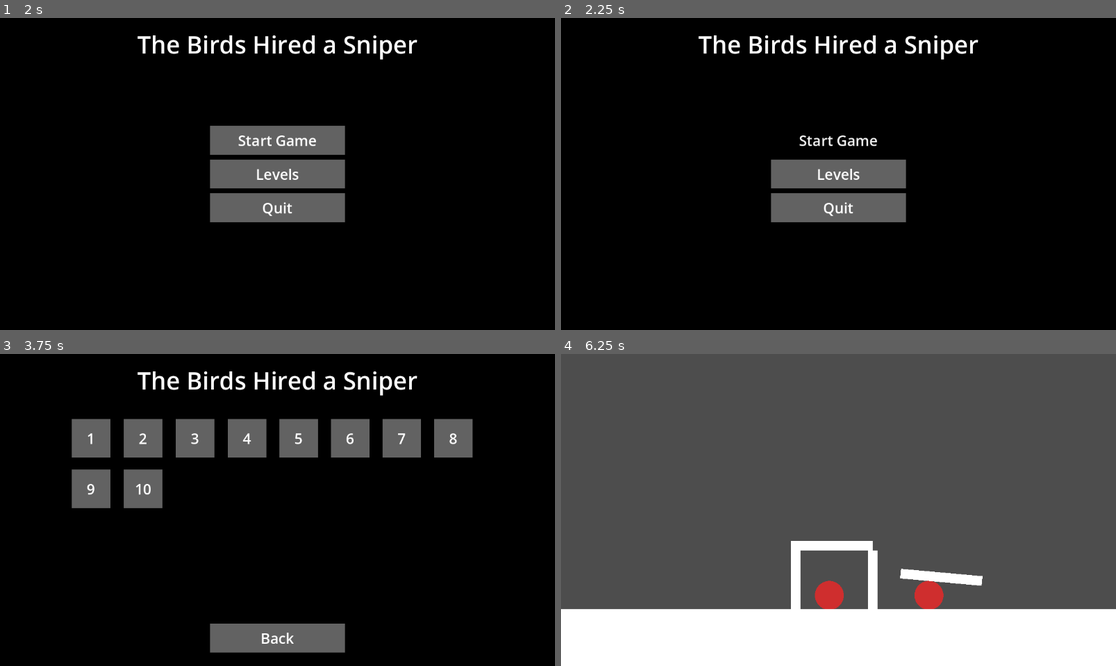
Above: before the commit, frames 1-4 (two rows, left to right).
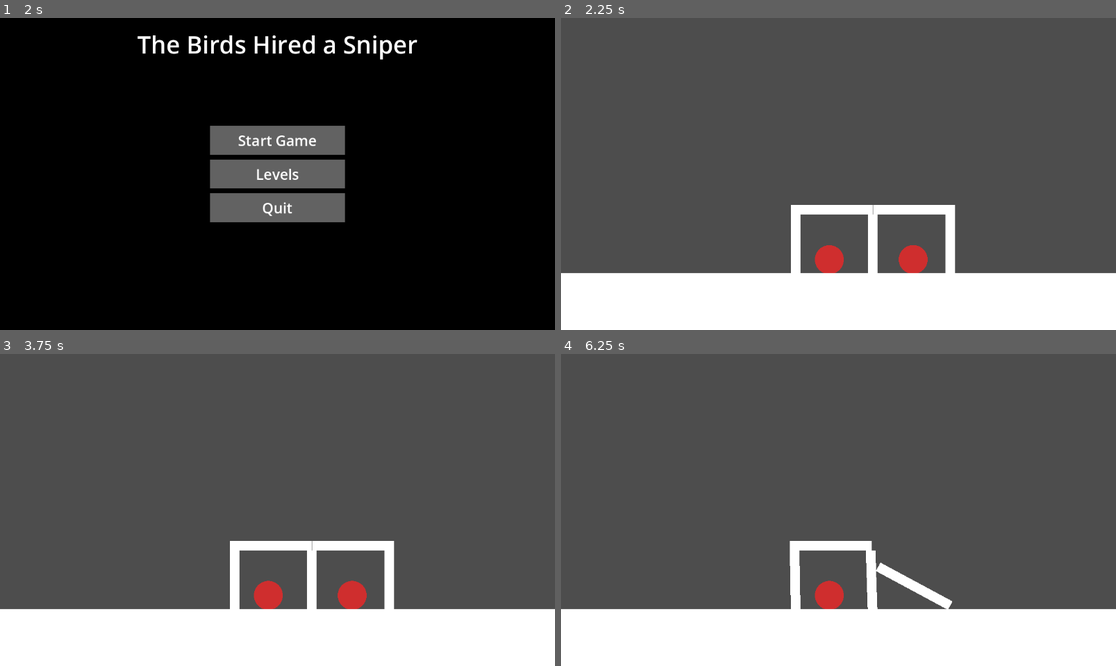
Above: after the commit, the same moments.

Repository: 101zh/jumpstart
Game: Godot game, scene res://gameobjects/MainMenu.tscn
Two runs of this game, one before a commit and one after it. Both use one fixed random seed, a clock stepped at 60 frames per second and the inputs below. Before the commit the project starts from res://scenes/MainMenu.tscn.
Inputs (mouse positions are in pixels of both pictures, inside the frame that each line leads up to):
- Up to frame 1 (2 s): click "Levels" at 0.5 s; click "Back" at 1.25 s
- Up to frame 2 (2.25 s): click "Start Game" at 2 s
- Up to frame 3 (3.75 s): click (277, 475) at 2.75 s, where only the run before the commit has a clickable "Start Game"; click (277, 510) at 3.5 s, where only the run before the commit has a clickable "Levels"
- Up to frame 4 (6.25 s): click (649, 438) at 4.25 s, where only the run before the commit has a clickable "1"; tap Enter at 5 s; move the mouse to (949, 578) at 5.02 s; click (949, 578) at 5.17 s; move the mouse to (871, 578) at 5.77 s; click (871, 578) at 5.92 s

Frame 1 is identical in both runs. In frame 2, 96% of the frame differs, in the area x 0-100%, y 0-100%; in frame 3, 92%; in frame 4, 1.3%.

Commit message:
create pause menu and experiment w/ enemies

Diff:
--- a/gameobjects/Enemy.tscn
+++ b/gameobjects/Enemy.tscn
@@ -1,12 +1,18 @@
-[gd_scene load_steps=3 format=3 uid="uid://dk3m8yiyy7mbs"]
+[gd_scene load_steps=4 format=3 uid="uid://dk3m8yiyy7mbs"]
 
 [ext_resource type="Texture2D" uid="uid://bkluutc6vrbfx" path="res://circle.svg" id="1_31jo8"]
+[ext_resource type="Script" uid="uid://bcpwuybm25s53" path="res://scripts/enemy.gd" id="1_ryfgb"]
 
 [sub_resource type="CircleShape2D" id="CircleShape2D_31jo8"]
 radius = 30.0
 
 [node name="Enemy" type="RigidBody2D"]
 modulate = Color(0.9, 0.198, 0.198, 1)
+input_pickable = true
+can_sleep = false
+contact_monitor = true
+max_contacts_reported = 10
+script = ExtResource("1_ryfgb")
 
 [node name="CollisionShape2D" type="CollisionShape2D" parent="."]
 shape = SubResource("CircleShape2D_31jo8")
@@ -14,3 +20,5 @@
 [node name="Sprite2D" type="Sprite2D" parent="."]
 scale = Vector2(0.075, 0.075)
 texture = ExtResource("1_31jo8")
+
+[connection signal="input_event" from="." to="." method="_on_input_event"]
--- /dev/null
+++ b/gameobjects/MainMenu.tscn
@@ -0,0 +1,99 @@
+[gd_scene load_steps=4 format=3 uid="uid://chtm4kq5ubky2"]
+
+[ext_resource type="Script" uid="uid://di430d7t4od3c" path="res://scripts/main_menu.gd" id="1_dd3i0"]
+
+[sub_resource type="StyleBoxFlat" id="StyleBoxFlat_yqorp"]
+bg_color = Color(0, 0, 0, 1)
+
+[sub_resource type="StyleBoxFlat" id="StyleBoxFlat_ukcvp"]
+bg_color = Color(0.385493, 0.385492, 0.385492, 1)
+
+[node name="MainMenu" type="Control"]
+layout_mode = 3
+anchors_preset = 15
+anchor_right = 1.0
+anchor_bottom = 1.0
+grow_horizontal = 2
+grow_vertical = 2
+script = ExtResource("1_dd3i0")
+
+[node name="Background" type="ColorRect" parent="."]
+layout_mode = 1
+anchors_preset = 15
+anchor_right = 1.0
+anchor_bottom = 1.0
+grow_horizontal = 2
+grow_vertical = 2
+color = Color(0, 0, 0, 1)
+
+[node name="Title" type="Label" parent="."]
+layout_mode = 1
+anchors_preset = 5
+anchor_left = 0.5
+anchor_right = 0.5
+offset_left = -291.0
+offset_top = 20.0
+offset_right = 291.0
+offset_bottom = 89.0
+grow_horizontal = 2
+theme_override_font_sizes/font_size = 50
+text = "The Birds Hired a Sniper"
+horizontal_alignment = 1
+vertical_alignment = 1
+
+[node name="VBoxContainer" type="VBoxContainer" parent="."]
+layout_mode = 1
+anchors_preset = 8
+anchor_left = 0.5
+anchor_top = 0.5
+anchor_right = 0.5
+anchor_bottom = 0.5
+offset_left = -196.0
+offset_top = -141.5
+offset_right = 196.0
+offset_bottom = 141.5
+grow_horizontal = 2
+grow_vertical = 2
+focus_next = NodePath("Start")
+theme_override_constants/separation = 10
+alignment = 1
+
+[node name="Start" type="Button" parent="VBoxContainer"]
+custom_minimum_size = Vector2(280, 60)
+layout_mode = 2
+size_flags_horizontal = 4
+size_flags_vertical = 4
+theme_override_colors/font_color = Color(1, 1, 1, 1)
+theme_override_font_sizes/font_size = 30
+theme_override_styles/focus = SubResource("StyleBoxFlat_yqorp")
+theme_override_styles/hover = SubResource("StyleBoxFlat_yqorp")
+theme_override_styles/normal = SubResource("StyleBoxFlat_ukcvp")
+text = "Start Game"
+
+[node name="Levels" type="Button" parent="VBoxContainer"]
+custom_minimum_size = Vector2(280, 60)
+layout_mode = 2
+size_flags_horizontal = 4
+size_flags_vertical = 4
+theme_override_colors/font_color = Color(1, 1, 1, 1)
+theme_override_font_sizes/font_size = 30
+theme_override_styles/focus = SubResource("StyleBoxFlat_yqorp")
+theme_override_styles/hover = SubResource("StyleBoxFlat_yqorp")
+theme_override_styles/normal = SubResource("StyleBoxFlat_ukcvp")
+text = "Levels"
+
+[node name="Quit" type="Button" parent="VBoxContainer"]
+custom_minimum_size = Vector2(280, 60)
+layout_mode = 2
+size_flags_horizontal = 4
+size_flags_vertical = 4
+theme_override_colors/font_color = Color(1, 1, 1, 1)
+theme_override_font_sizes/font_size = 30
+theme_override_styles/focus = SubResource("StyleBoxFlat_yqorp")
+theme_override_styles/hover = SubResource("StyleBoxFlat_yqorp")
+theme_override_styles/normal = SubResource("StyleBoxFlat_ukcvp")
+text = "Quit"
+
+[connection signal="button_down" from="VBoxContainer/Start" to="." method="_on_start_button_down"]
+[connection signal="button_down" from="VBoxContainer/Levels" to="." method="_on_levels_button_down"]
+[connection signal="button_down" from="VBoxContainer/Quit" to="." method="_on_quit_button_down"]
--- a/scenes/MainMenu.tscn
+++ b/gameobjects/PauseMenu.tscn
@@ -1,21 +1,22 @@
-[gd_scene load_steps=4 format=3 uid="uid://chtm4kq5ubky2"]
+[gd_scene load_steps=4 format=3 uid="uid://hp67lgdqe4o0"]
 
-[ext_resource type="Script" uid="uid://di430d7t4od3c" path="res://scripts/main_menu.gd" id="1_yqorp"]
+[ext_resource type="Script" uid="uid://dkxbulimerlyu" path="res://scripts/pause_menu.gd" id="1_h37sy"]
 
-[sub_resource type="StyleBoxFlat" id="StyleBoxFlat_yqorp"]
+[sub_resource type="StyleBoxFlat" id="StyleBoxFlat_1uylh"]
 bg_color = Color(0, 0, 0, 1)
 
-[sub_resource type="StyleBoxFlat" id="StyleBoxFlat_ukcvp"]
+[sub_resource type="StyleBoxFlat" id="StyleBoxFlat_h37sy"]
 bg_color = Color(0.385493, 0.385492, 0.385492, 1)
 
-[node name="MainMenu" type="Control"]
+[node name="PauseMenu" type="Control"]
+process_mode = 3
 layout_mode = 3
 anchors_preset = 15
 anchor_right = 1.0
 anchor_bottom = 1.0
 grow_horizontal = 2
 grow_vertical = 2
-script = ExtResource("1_yqorp")
+script = ExtResource("1_h37sy")
 
 [node name="Background" type="ColorRect" parent="."]
 layout_mode = 1
@@ -24,7 +25,7 @@
 anchor_bottom = 1.0
 grow_horizontal = 2
 grow_vertical = 2
-color = Color(0, 0, 0, 1)
+color = Color(0.03, 0.03, 0.03, 0.690196)
 
 [node name="Title" type="Label" parent="."]
 layout_mode = 1
@@ -54,21 +55,21 @@
 offset_bottom = 141.5
 grow_horizontal = 2
 grow_vertical = 2
-focus_next = NodePath("Start")
+focus_next = NodePath("Resume")
 theme_override_constants/separation = 10
 alignment = 1
 
-[node name="Start" type="Button" parent="VBoxContainer"]
+[node name="Resume" type="Button" parent="VBoxContainer"]
 custom_minimum_size = Vector2(280, 60)
 layout_mode = 2
 size_flags_horizontal = 4
 size_flags_vertical = 4
 theme_override_colors/font_color = Color(1, 1, 1, 1)
 theme_override_font_sizes/font_size = 30
-theme_override_styles/focus = SubResource("StyleBoxFlat_yqorp")
-theme_override_styles/hover = SubResource("StyleBoxFlat_yqorp")
-theme_override_styles/normal = SubResource("StyleBoxFlat_ukcvp")
-text = "Start Game"
+theme_override_styles/focus = SubResource("StyleBoxFlat_1uylh")
+theme_override_styles/hover = SubResource("StyleBoxFlat_1uylh")
+theme_override_styles/normal = SubResource("StyleBoxFlat_h37sy")
+text = "Resume"
 
 [node name="Levels" type="Button" parent="VBoxContainer"]
 custom_minimum_size = Vector2(280, 60)
@@ -89,11 +90,11 @@
 size_flags_vertical = 4
 theme_override_colors/font_color = Color(1, 1, 1, 1)
 theme_override_font_sizes/font_size = 30
-theme_override_styles/focus = SubResource("StyleBoxFlat_yqorp")
-theme_override_styles/hover = SubResource("StyleBoxFlat_yqorp")
-theme_override_styles/normal = SubResource("StyleBoxFlat_ukcvp")
+theme_override_styles/focus = SubResource("StyleBoxFlat_1uylh")
+theme_override_styles/hover = SubResource("StyleBoxFlat_1uylh")
+theme_override_styles/normal = SubResource("StyleBoxFlat_h37sy")
 text = "Quit"
 
-[connection signal="button_down" from="VBoxContainer/Start" to="." method="_on_start_button_down"]
+[connection signal="button_down" from="VBoxContainer/Resume" to="." method="_on_resume_button_down"]
 [connection signal="button_down" from="VBoxContainer/Levels" to="." method="_on_levels_button_down"]
 [connection signal="button_down" from="VBoxContainer/Quit" to="." method="_on_quit_button_down"]
--- a/project.godot
+++ b/project.godot
@@ -23,6 +23,15 @@
 
 enabled=PackedStringArray("res://addons/godot_super-wakatime/plugin.cfg")
 
+[input]
+
+pause={
+"deadzone": 0.2,
+"events": [Object(InputEventKey,"resource_local_to_scene":false,"resource_name":"","device":-1,"window_id":0,"alt_pressed":false,"shift_pressed":false,"ctrl_pressed":false,"meta_pressed":false,"pressed":false,"keycode":0,"physical_keycode":4194305,"key_label":0,"unicode":0,"location":0,"echo":false,"script":null)
+, Object(InputEventKey,"resource_local_to_scene":false,"resource_name":"","device":-1,"window_id":0,"alt_pressed":false,"shift_pressed":false,"ctrl_pressed":false,"meta_pressed":false,"pressed":false,"keycode":0,"physical_keycode":80,"key_label":0,"unicode":112,"location":0,"echo":false,"script":null)
+]
+}
+
 [rendering]
 
 renderer/rendering_method="gl_compatibility"
--- a/scenes/Levels/1.tscn
+++ b/scenes/Levels/1.tscn
@@ -1,6 +1,7 @@
-[gd_scene load_steps=6 format=3 uid="uid://dnnka5th1gldj"]
+[gd_scene load_steps=7 format=3 uid="uid://dnnka5th1gldj"]
 
 [ext_resource type="PackedScene" uid="uid://dk3m8yiyy7mbs" path="res://gameobjects/Enemy.tscn" id="1_0d6la"]
+[ext_resource type="PackedScene" uid="uid://hp67lgdqe4o0" path="res://gameobjects/PauseMenu.tscn" id="1_uo1kc"]
 [ext_resource type="PackedScene" uid="uid://se5tqd4uybrx" path="res://gameobjects/MediumLog.tscn" id="2_di7wo"]
 [ext_resource type="PackedScene" uid="uid://d0mdlixr700io" path="res://gameobjects/LongLog.tscn" id="3_iscks"]
 
@@ -28,6 +29,18 @@
 [node name="CollisionShape2D" type="CollisionShape2D" parent="Ground/StaticBody2D"]
 shape = SubResource("WorldBoundaryShape2D_myinc")
 
+[node name="Ground" type="Sprite2D" parent="Ground"]
+position = Vector2(540, 622.75)
+scale = Vector2(1450, 184.5)
+texture = SubResource("CanvasTexture_myinc")
+
+[node name="StaticBody2D" type="StaticBody2D" parent="Ground/Ground"]
+position = Vector2(0.0131034, -0.49729)
+scale = Vector2(0.000689655, 0.00542006)
+
+[node name="CollisionShape2D" type="CollisionShape2D" parent="Ground/Ground/StaticBody2D"]
+shape = SubResource("WorldBoundaryShape2D_myinc")
+
 [node name="Log5" parent="." instance=ExtResource("2_di7wo")]
 position = Vector2(808, 468)
 
@@ -44,3 +57,8 @@
 
 [node name="Log3" parent="." instance=ExtResource("2_di7wo")]
 position = Vector2(487, 468)
+
+[node name="CanvasLayer" type="CanvasLayer" parent="."]
+
+[node name="PauseMenu" parent="CanvasLayer" instance=ExtResource("1_uo1kc")]
+visible = false
--- /dev/null
+++ b/scenes/Levels/2.tscn
@@ -0,0 +1,34 @@
+[gd_scene load_steps=5 format=3 uid="uid://c503l8uhax3km"]
+
+[ext_resource type="PackedScene" uid="uid://dk3m8yiyy7mbs" path="res://gameobjects/Enemy.tscn" id="1_j5n28"]
+[ext_resource type="PackedScene" uid="uid://se5tqd4uybrx" path="res://gameobjects/MediumLog.tscn" id="2_kq1h3"]
+
+[sub_resource type="CanvasTexture" id="CanvasTexture_myinc"]
+
+[sub_resource type="WorldBoundaryShape2D" id="WorldBoundaryShape2D_myinc"]
+
+[node name="Node2D" type="Node2D"]
+
+[node name="Enemy2" parent="." instance=ExtResource("1_j5n28")]
+position = Vector2(732, 497)
+
+[node name="Enemy" parent="." instance=ExtResource("1_j5n28")]
+position = Vector2(550, 496)
+
+[node name="Ground" type="Sprite2D" parent="."]
+position = Vector2(540, 622.75)
+scale = Vector2(1450, 184.5)
+texture = SubResource("CanvasTexture_myinc")
+
+[node name="StaticBody2D" type="StaticBody2D" parent="Ground"]
+position = Vector2(0.0131034, -0.49729)
+scale = Vector2(0.000689655, 0.00542006)
+
+[node name="CollisionShape2D" type="CollisionShape2D" parent="Ground/StaticBody2D"]
+shape = SubResource("WorldBoundaryShape2D_myinc")
+
+[node name="Log3" parent="." instance=ExtResource("2_kq1h3")]
+position = Vector2(496, 467)
+gravity_scale = 0.0
+linear_velocity = Vector2(200, 0)
+linear_damp_mode = 1
--- /dev/null
+++ b/scenes/Levels/3.tscn
@@ -0,0 +1,25 @@
+[gd_scene load_steps=4 format=3 uid="uid://wx32gm2qh8aq"]
+
+[ext_resource type="PackedScene" uid="uid://dk3m8yiyy7mbs" path="res://gameobjects/Enemy.tscn" id="1_76s82"]
+
+[sub_resource type="CanvasTexture" id="CanvasTexture_myinc"]
+
+[sub_resource type="WorldBoundaryShape2D" id="WorldBoundaryShape2D_myinc"]
+
+[node name="Node2D" type="Node2D"]
+
+[node name="Enemy" parent="." instance=ExtResource("1_76s82")]
+position = Vector2(402, 485)
+linear_velocity = Vector2(300, 0)
+
+[node name="Ground" type="Sprite2D" parent="."]
+position = Vector2(540, 622.75)
+scale = Vector2(1450, 184.5)
+texture = SubResource("CanvasTexture_myinc")
+
+[node name="StaticBody2D" type="StaticBody2D" parent="Ground"]
+position = Vector2(0.0131034, -0.49729)
+scale = Vector2(0.000689655, 0.00542006)
+
+[node name="CollisionShape2D" type="CollisionShape2D" parent="Ground/StaticBody2D"]
+shape = SubResource("WorldBoundaryShape2D_myinc")
--- a/scripts/GameManager.gd
+++ b/scripts/GameManager.gd
@@ -1,3 +1,8 @@
 extends Node
 
 var bullets : int  = 1
+var last_scene : String = "res://gameobjects/MainMenu.tscn"
+
+func change_scene_to_file(file : String) -> void:
+	last_scene = get_tree().current_scene.scene_file_path
+	get_tree().change_scene_to_file(file)
--- /dev/null
+++ b/scripts/enemy.gd
@@ -0,0 +1,31 @@
+extends RigidBody2D
+
+const speedThreshold : float = 40.0
+const fallingSpeedThreshold : float = 350
+var last_linear_velocity : Vector2;
+
+func _process(delta: float) -> void:
+	print(position)
+
+func _physics_process(delta):
+	for node in get_colliding_bodies():
+		if node is RigidBody2D:
+			var body : RigidBody2D = node
+			var relativeVelocity : Vector2 = abs(body.linear_velocity - last_linear_velocity)
+			print("colliding with "+ node.name+" ; at "+str(relativeVelocity.length()))
+			if relativeVelocity.length() > speedThreshold:
+				queue_free()
+		elif node is StaticBody2D:
+			var body : StaticBody2D = node
+			if abs(last_linear_velocity.y) > fallingSpeedThreshold:
+				print("fall damage")
+				queue_free()
+
+	last_linear_velocity = linear_velocity
+
+func _on_input_event(viewport: Node, event: InputEvent, shape_idx: int) -> void:
+	if event is InputEventMouseButton:
+		if event.pressed and event.button_index==1 and GameManager.bullets>=1:
+			print("sniped")
+			queue_free()
+			GameManager.bullets-=1
--- a/scripts/level_button.gd
+++ b/scripts/level_button.gd
@@ -4,4 +4,4 @@
 @onready var thisButton: Button = $"."
 
 func _on_button_down() -> void:
-	get_tree().change_scene_to_file(pathToLevels+thisButton.text+".tscn")
+	GameManager.change_scene_to_file(pathToLevels+thisButton.text+".tscn")
--- a/scripts/levels_menu.gd
+++ b/scripts/levels_menu.gd
@@ -12,4 +12,4 @@
 
 
 func _on_back_button_down() -> void:
-	get_tree().change_scene_to_file("res://scenes/MainMenu.tscn")
+	GameManager.change_scene_to_file(GameManager.last_scene)
--- a/scripts/main_menu.gd
+++ b/scripts/main_menu.gd
@@ -7,11 +7,11 @@
 
 
 func _on_start_button_down() -> void:
-	get_tree().change_scene_to_file("res://scenes/Test.tscn")
+	get_tree().change_scene_to_file("res://scenes/Levels/1.tscn")
 
 
 func _on_levels_button_down() -> void:
-	get_tree().change_scene_to_file("res://scenes/LevelsMenu.tscn")
+	GameManager.change_scene_to_file("res://scenes/LevelsMenu.tscn")
 
 
 func _on_quit_button_down() -> void:
--- /dev/null
+++ b/scripts/pause_menu.gd
@@ -0,0 +1,29 @@
+extends Control
+
+func _process(delta: float) -> void:
+	if Input.is_action_just_pressed("pause"):
+		pauseAndResume()
+
+func _on_resume_button_down() -> void:
+	pauseAndResume()
+
+func _on_levels_button_down() -> void:
+	resume()
+	GameManager.change_scene_to_file("res://scenes/LevelsMenu.tscn")
+
+func _on_quit_button_down() -> void:
+	get_tree().quit()
+
+func resume():
+	get_tree().paused = false
+	hide()
+
+func pause():
+	get_tree().paused = true
+	show()
+
+func pauseAndResume():
+	if get_tree().paused:
+		resume()
+	else:
+		pause()
Not shown: 1 places in gameobjects/PauseMenu.tscn that only renumber resources
Not shown, added: scripts/enemy.gd.uid
Not shown, added: scripts/pause_menu.gd.uid
